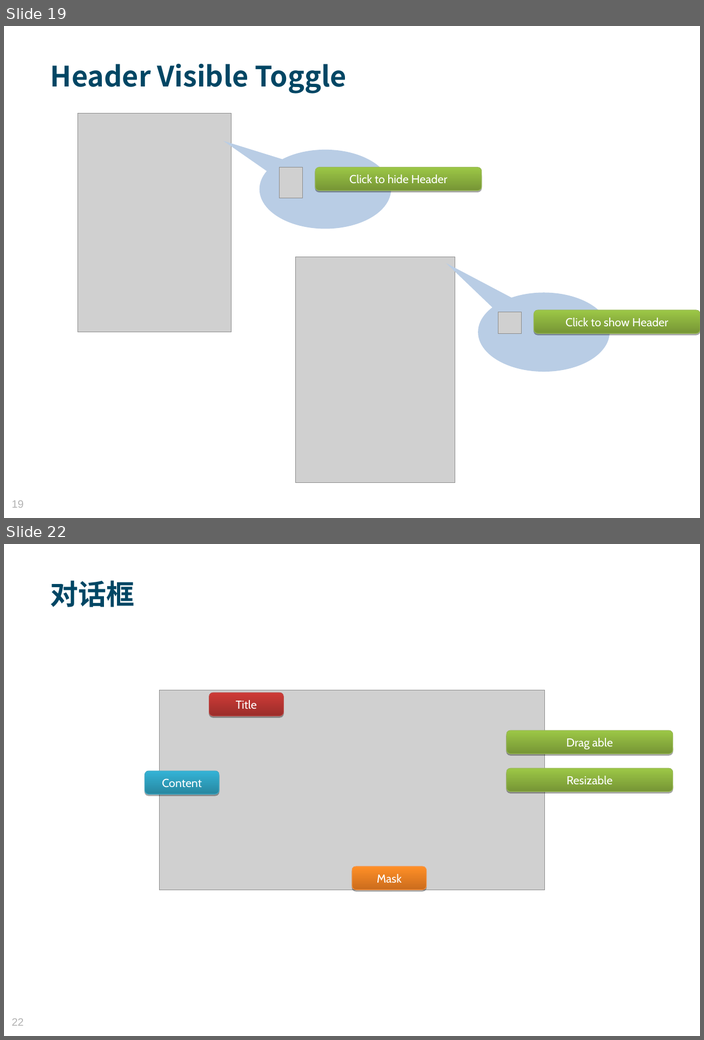
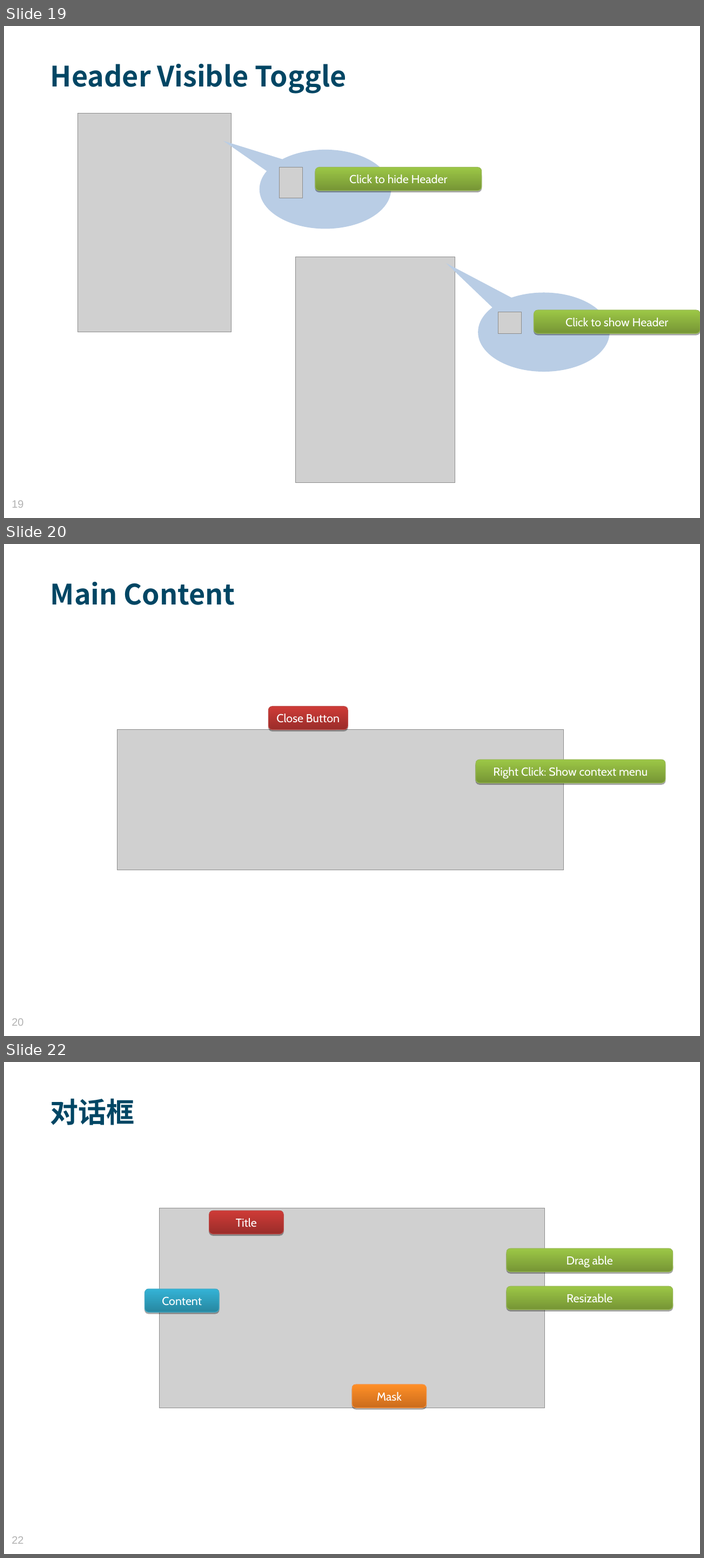
Before and after one commit to MosesZhu/Cube, a slide deck: Document/New Webframework Introduction.ppt. Shown one above the other, each under a label of ours: slides 19 and 22 before the commit, slides 19, 20 and 22 after it; the slides between them are not shown. The pictures are 704x1040 and 704x1558 pixels, drawn with LibreOffice and Linux fonts; fonts in the diff are those of the drawing; grey boxes stand for pictures; background and template pictures are left out. Boxes give left, top, right and bottom in pixels: in the first picture for what was removed or moved away, otherwise in the second. Text is boxed around its words. In the diff, an @@ line names an element or a change of style, - is before the commit and + after.

```diff
--- a/Document/New Webframework Introduction.ppt
+++ b/Document/New Webframework Introduction.ppt
@@ slide 20 added at (4, 544, 700, 1036), background picture (left out) @@
@@ text added at (50, 582, 235, 605), 34 pt, text #004664, bold @@
+Main Content
@@ rounded rectangle added at (268, 707, 347, 730), fill gradient #9B2D2A to #CE3B37, outline #BE4B48 0.74 pt, 14 pt, text #FFFFFF @@
+Close Button
@@ picture added at (117, 730, 563, 870) @@
@@ rounded rectangle added at (476, 759, 666, 783), fill gradient #769535 to #9CC746, outline #98B954 0.74 pt, 14 pt, text #FFFFFF @@
+Right Click: Show context menu
@@ page number added at (12, 1018, 23, 1026), 13 pt, text #B2B2B2 @@
+20
```
Also in this commit, not shown: 4 slides changed, 1 other slide added, 1 slide removed, 4 other files.
